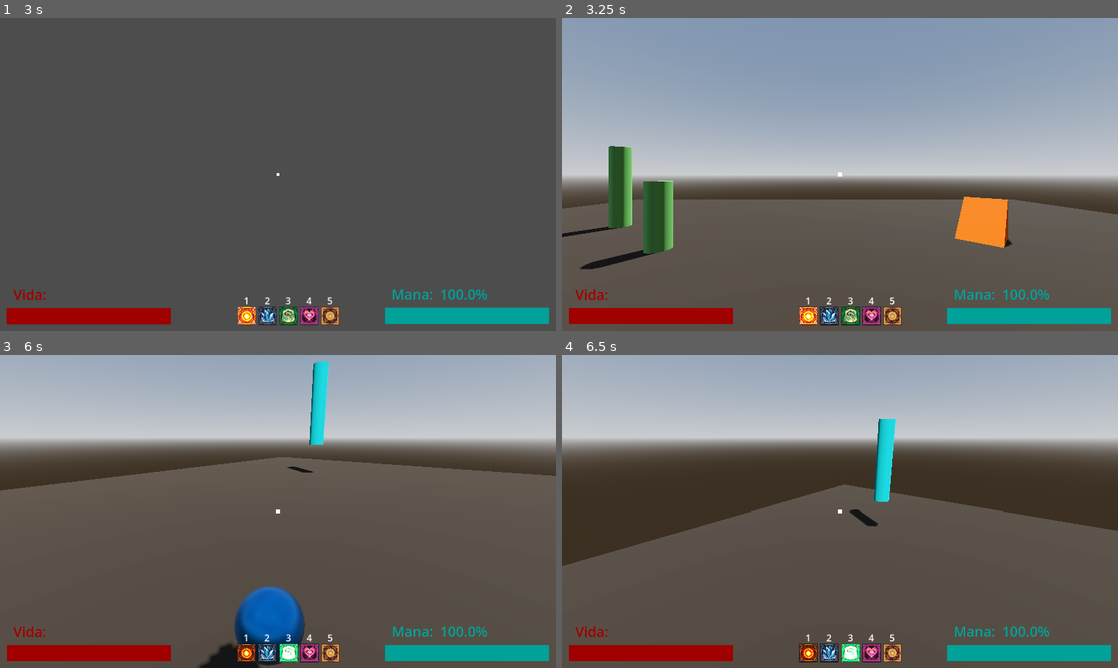
Above: before the commit, frames 1-4 (two rows, left to right).
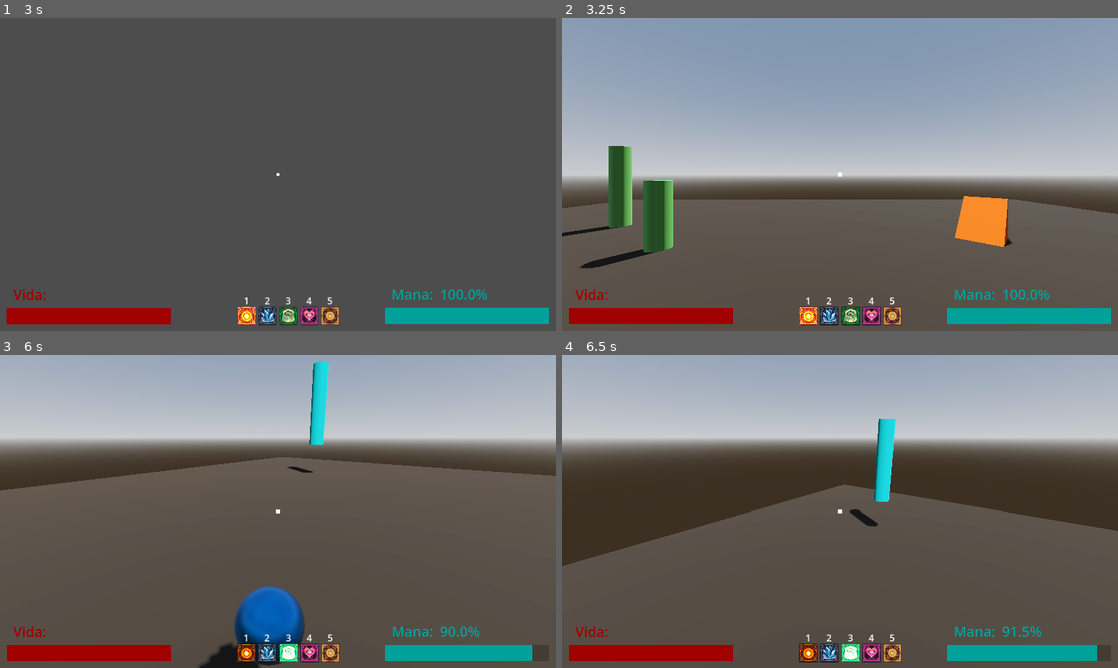
Above: after the commit, the same moments.

Repository: Isaaa43/Saudavel-e-Balanceado
Game: Godot game, scene res://cenas/main_game.tscn
Two runs of this game, one before a commit and one after it. Both use one fixed random seed, a clock stepped at 60 frames per second and the inputs below.
Inputs (mouse positions are in pixels of both pictures, inside the frame that each line leads up to):
- Up to frame 1 (3 s): click (278, 224) at 0.52 s; type "Alex" at 0.6 s; click "Jogar" at 1.25 s; click "Host" at 2 s; click "Começar Partida" at 2.75 s
- Up to frame 2 (3.25 s): no input
- Up to frame 3 (6 s): tap Enter at 3.5 s; move the mouse to (400, 495) at 3.52 s; hold D (direita) 3.53-4.28 s; click (400, 495) at 3.6 s; tap Space (pular) at 3.77, 4.52, 5.75 s; move the mouse to (250, 511) at 4.27 s; hold W (frente) from 4.28 s (still down); tap 1 at 4.35 s; move the mouse to (289, 505) at 5.02 s; tap 2 at 5.1 s; move the mouse to (272, 517) at 5.77 s; tap 3 at 5.85 s; click (272, 517) at 5.92 s
- Up to frame 4 (6.5 s): keep holding W (frente); tap Space (pular) at 6.02 s

Frame 1 is identical in both runs. In frame 2, 0.3% of the frame differs, in the area x 0-100%, y 40-81%; in frame 3, 0.3%, in the area x 79-99%, y 86-98%; in frame 4, 0.3%.
Error before the commit: Invalid access to property or key 'morreu' on a base object of type 'Nil'. (res://scripts/game/characters/jogador.gd:34)

Commit message:
fix: input movimento somente no jogador local
Processar os inputs de movimento somente do jogador local

Diff:
--- a/luta-magos/cenas/game/characters/jogador.tscn
+++ b/luta-magos/cenas/game/characters/jogador.tscn
@@ -61,10 +61,7 @@
 sistema_efeitos = NodePath("SistemaEfeitosFeiticos")
 
 [node name="SistemaVida" type="Node" parent="ReceptorEfeitos" unique_id=1401696473 node_paths=PackedStringArray("label_dano")]
-[node name="SistemaMovimento" type="Node" parent="." unique_id=3784261 node_paths=PackedStringArray("jogador")]
-script = ExtResource("2_f2bc4")
-jogador = NodePath("..")
-
+script = ExtResource("2_s8iyn")
 label_dano = NodePath("../../LabelDano")
 
 [node name="SistemaMana" type="Node" parent="ReceptorEfeitos" unique_id=958811563 node_paths=PackedStringArray("sistema_efeitos_feiticos")]
@@ -75,6 +72,10 @@
 [node name="SistemaEfeitosFeiticos" type="Node" parent="ReceptorEfeitos" unique_id=1018972706 node_paths=PackedStringArray("jogador")]
 script = ExtResource("4_f2bc4")
 jogador = NodePath("../..")
+
+[node name="SistemaMovimento" type="Node" parent="." unique_id=3784261 node_paths=PackedStringArray("jogador")]
+script = ExtResource("2_f2bc4")
+jogador = NodePath("..")
 
 [node name="CollisionShape3D" type="CollisionShape3D" parent="." unique_id=531717979]
 transform = Transform3D(1, 0, 0, 0, 1, 0, 0, 0, 1, 0, 1, 0)
--- a/luta-magos/scripts/game/characters/jogador.gd
+++ b/luta-magos/scripts/game/characters/jogador.gd
@@ -6,6 +6,7 @@
 @export var sistema_mana : SistemaMana
 
 @onready var camera_jogador: CameraJogador = $Cabeca/CameraJogador
+@onready var sistema_movimento: SistemaMovimento = $SistemaMovimento
 
 var dados_jogador : DadosJogador :
 	set(_dados_jog):
@@ -27,6 +28,7 @@
 	if not is_multiplayer_authority():
 		_turn_off(self)
 		camera_jogador.queue_free()
+		sistema_movimento.queue_free()
 		return
 
 	camera_jogador.start()
--- a/luta-magos/scripts/game/characters/sistemas/sistema_movimento.gd
+++ b/luta-magos/scripts/game/characters/sistemas/sistema_movimento.gd
@@ -1,11 +1,12 @@
+class_name SistemaMovimento
 extends Node
 
 const SPEED = 5.0
 const JUMP_VELOCITY = 4.5
+
 @export var jogador: Jogador
 
-
-func _physics_process(delta: float) -> void:
+func _process(delta: float) -> void:
 	# Add the gravity.
 	if not jogador.is_on_floor():
 		jogador.velocity += jogador.get_gravity() * delta
